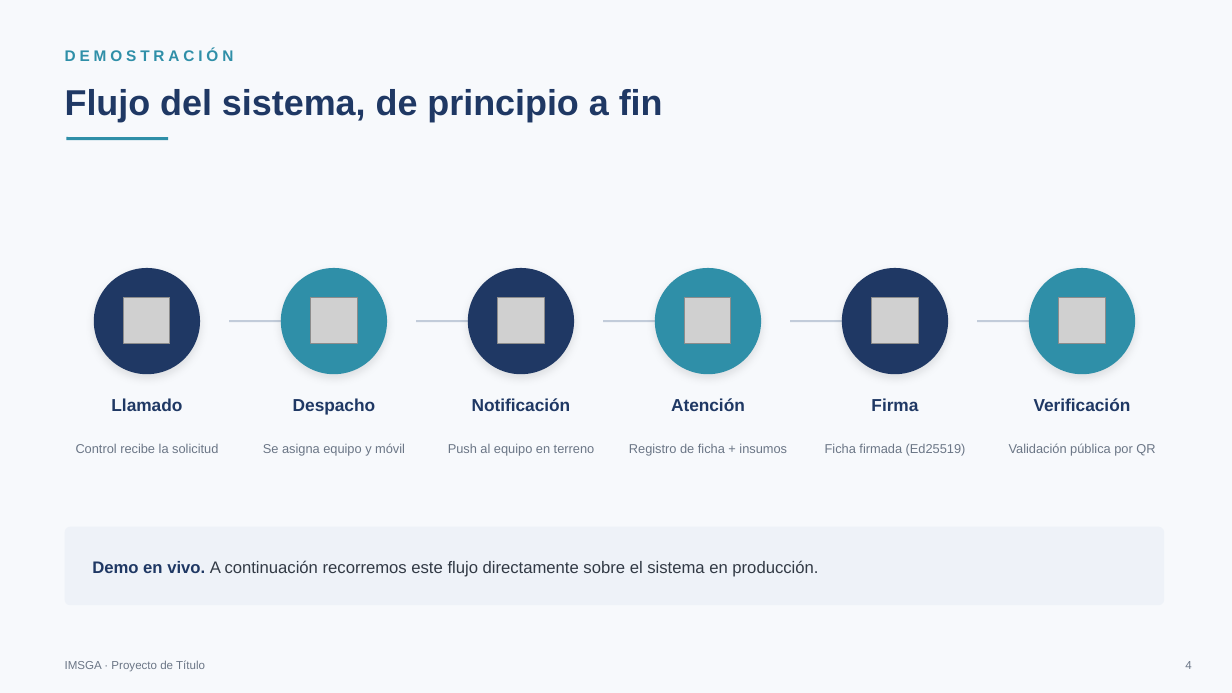
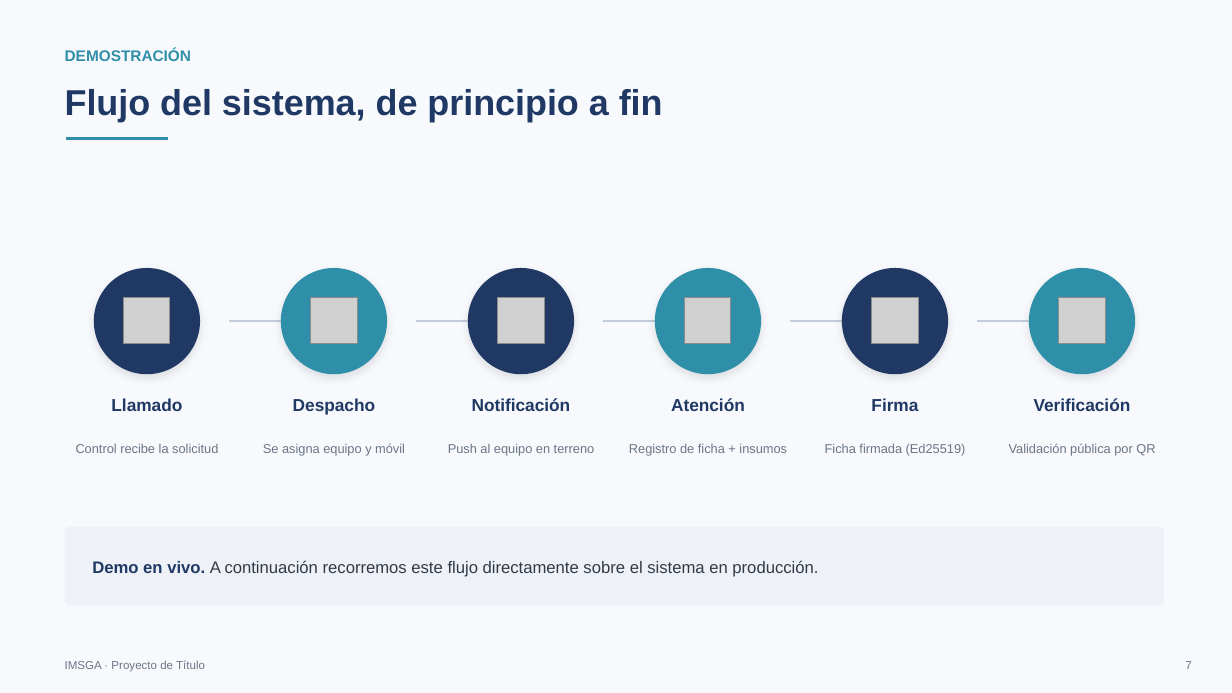
Before and after one commit to pascal-coloma/Grupo03_TPY1101_001D, a slide deck: slide 6 of documentacion/IMSGA-Presentacion.pptx (slide 4 before the commit). Drawn at 1232x693 pixels with LibreOffice and Linux fonts; fonts in the diff are those of the drawing; grey boxes stand for pictures. Boxes give left, top, right and bottom in pixels: in the first picture for what was removed or moved away, otherwise in the second. Text is boxed around its words. In the diff, an @@ line names an element or a change of style, - is before the commit and + after.

```diff
--- a/documentacion/IMSGA-Presentacion.pptx
+++ b/documentacion/IMSGA-Presentacion.pptx
@@ text "DEMOSTRACIÓN" at <box>65,49,191,61</box>: letter spacing 3 to 0 pt @@
@@ text at <box>1185,661,1191,669</box>: text changed @@
-4
+7
```
Also in this commit, not shown: 5 other slides changed, 4 slides added, 4 slides removed, 4 other files.
